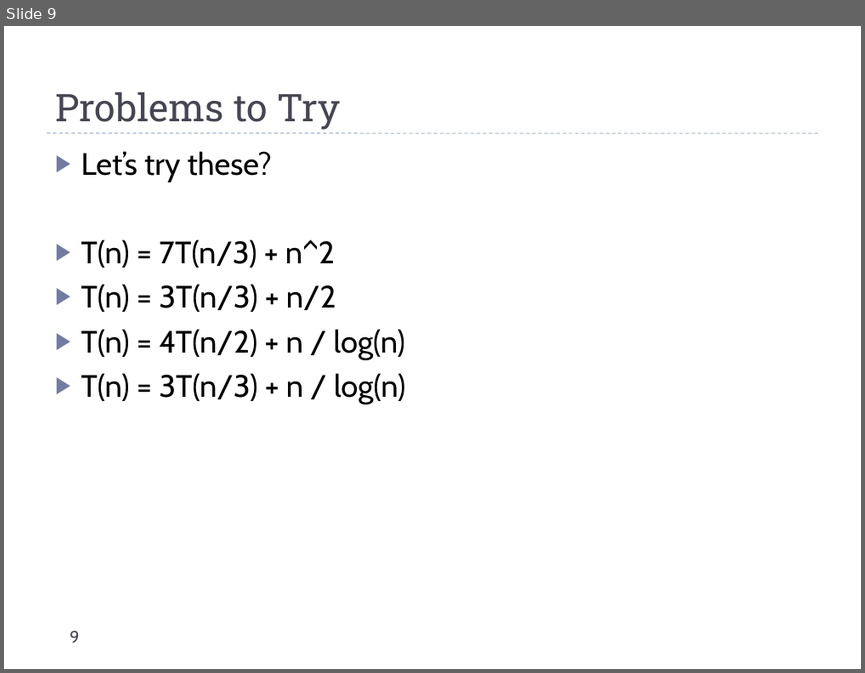
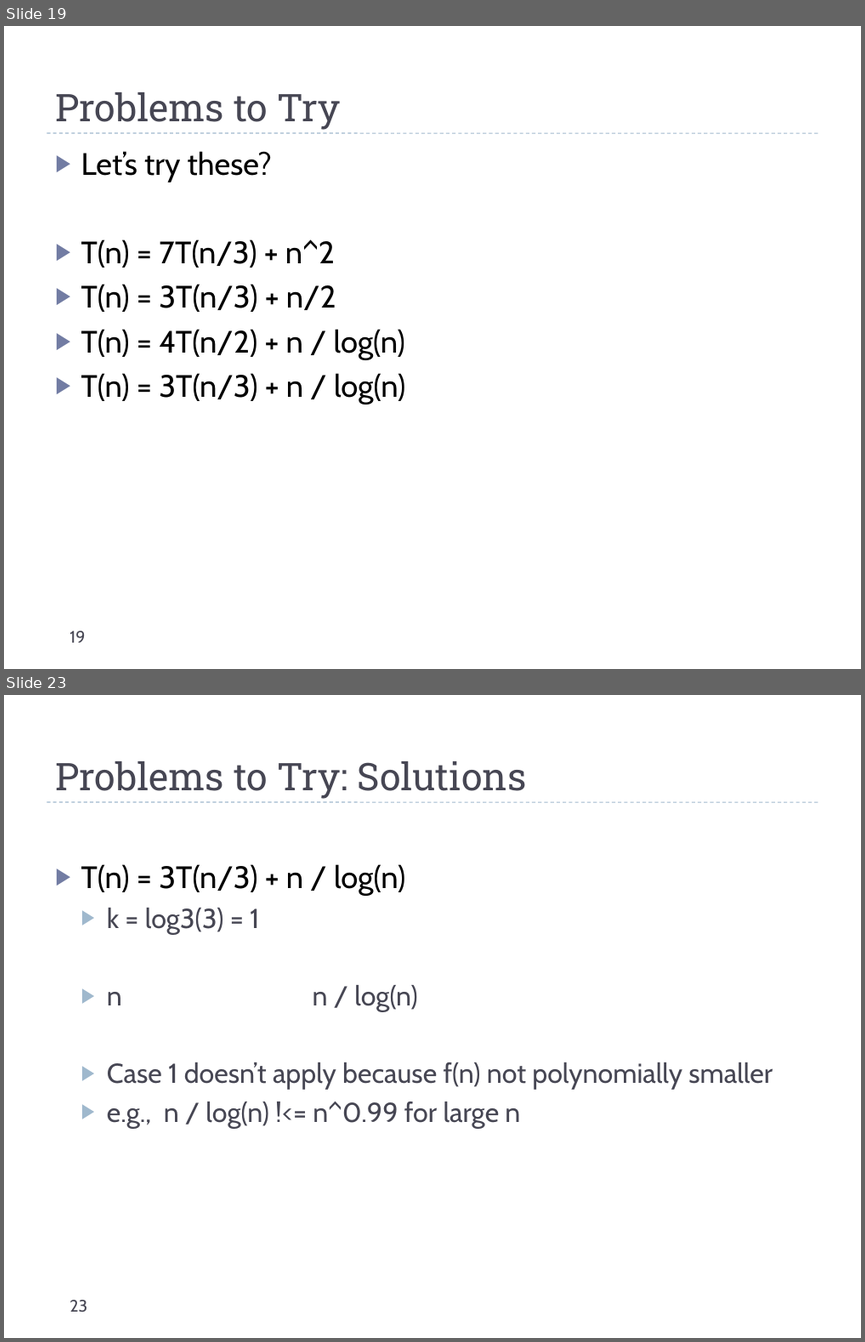
Before and after one commit to uva-cs/cs4102-f21, a slide deck: slides/recurrences_live.pptx. Shown one above the other, each under a label of ours: slide 9 before the commit, slides 19 and 23 after it; the slides between them are not shown. The pictures are 865x673 and 865x1342 pixels, drawn with LibreOffice and Linux fonts; fonts in the diff are those of the drawing. Boxes give left, top, right and bottom in pixels: in the first picture for what was removed or moved away, otherwise in the second. Text is boxed around its words. In the diff, an @@ line names an element or a change of style, - is before the commit and + after.

```diff
--- a/slides/recurrences_live.pptx
+++ b/slides/recurrences_live.pptx
@@ slide 23 added at [4,695,861,1338], background #FFFFFF; not listed: 1 template element that a slide beside it also shows @@
@@ title added at [55,761,526,799], 32 pt, text #464653 @@
+Problems to Try: Solutions
@@ text added at [81,864,772,1128], 23 pt, text #464653 @@
+▶ T(n) = 3T(n/3) + n / log(n)
+  ▶ k = log3(3) = 1
+  ▶ n n / log(n)
+  ▶ Case 1 doesn’t apply because f(n) not polynomially smaller
+  ▶ e.g., n / log(n) !<= n^0.99 for large n
@@ page number added at [69,1299,87,1311], 14 pt, text #464653 @@
+23
@@ what was slide 9 is now slide 19 @@
@@ page number at [69,630,85,642]: text changed @@
-9
+19
```
Also in this commit, not shown: 3 slides changed, 12 other slides added, 1 slide removed, 1 other file.
